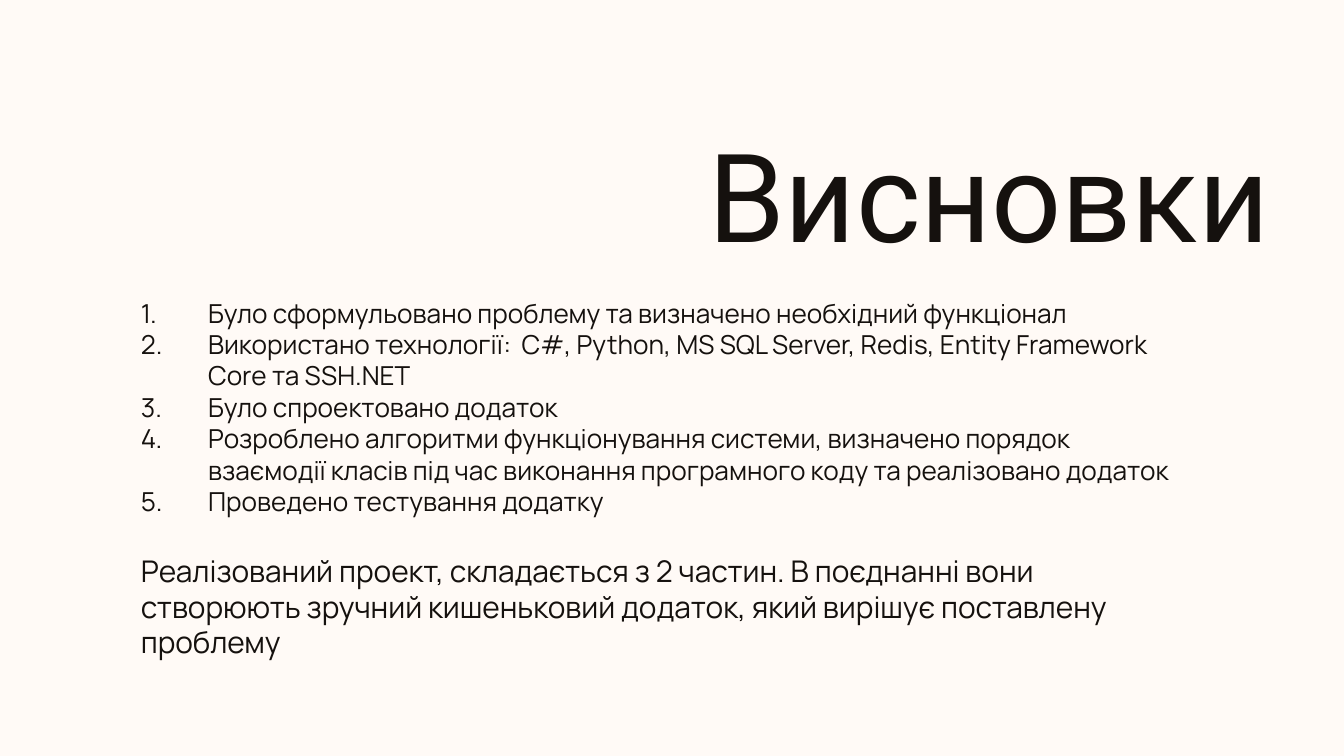
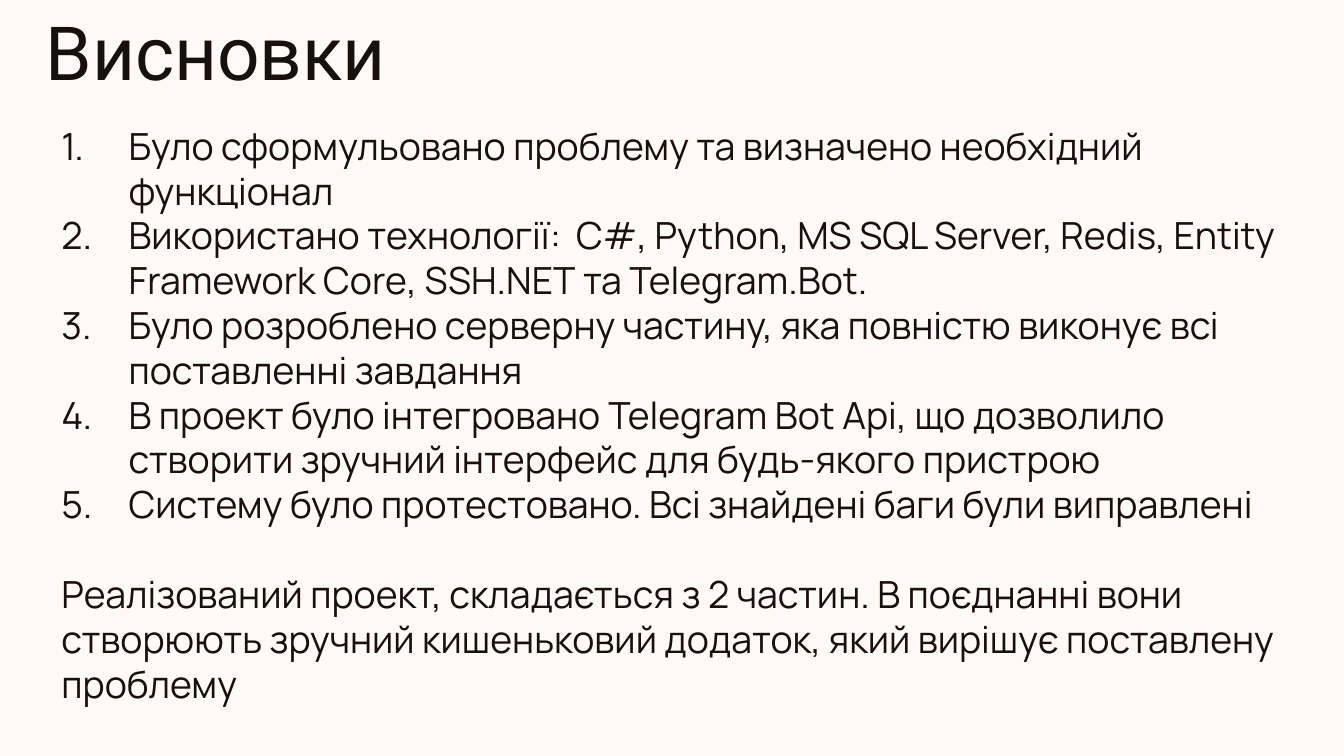
Before and after one commit to johnburitto/VMControlPanel, a slide deck: slide 17 of Презентація.pptx (slide 22 before the commit). Drawn at 1344x756 pixels with LibreOffice and Linux fonts; fonts in the diff are those of the drawing; background and template pictures are left out. Boxes give left, top, right and bottom in pixels: in the first picture for what was removed or moved away, otherwise in the second. Text is boxed around its words. In the diff, an @@ line names an element or a change of style, - is before the commit and + after.

```diff
--- a/Презентація.pptx
+++ b/Презентація.pptx
@@ title "Висновки": place and size @@
-title "Висновки" at (708, 154, 1269, 244)
+title "Висновки" at (46, 27, 386, 81)
@@ title "Висновки" at (46, 27, 386, 81): size 66 to 40 pt; alignment right to left @@
@@ text "Було сформульовано проблему та визначено ...": place and size @@
-text "Було сформульовано проблему та визначено ..." at (141, 304, 1169, 660)
+text "Було сформульовано проблему та визначено ..." at (61, 132, 1275, 707)
@@ text at (61, 132, 1274, 707): size 14 to 20 pt in "Було сформульовано проблему та визначено необхідний функціон ..."; size 16 to 20 pt in "Реалізований проект, складається з 2 частин. В ..." @@
@@ text at (129, 221, 1275, 527): text changed; size 14 to 20 pt @@
-2. Використано технології: C#, Python, MS SQL Server, Redis, Entity Framework Core та SSH.NET
-3. Було спроектовано додаток
-4. Розроблено алгоритми функціонування системи, визначено порядок взаємодії класів під час виконання програмного коду та реалізовано додаток
-5. Проведено тестування додатку
+2. Використано технології: C#, Python, MS SQL Server, Redis, Entity Framework Core, SSH.NET та Telegram.Bot.
+3. Було розроблено серверну частину, яка повністю виконує всі поставленні завдання
+4. В проект було інтегровано Telegram Bot Api, що дозволило створити зручний інтерфейс для будь-якого пристрою
+5. Систему було протестовано. Всі знайдені баги були виправлені
```
Also in this commit, not shown: 12 other slides changed, 3 slides added, 8 slides removed, 12 other files.
